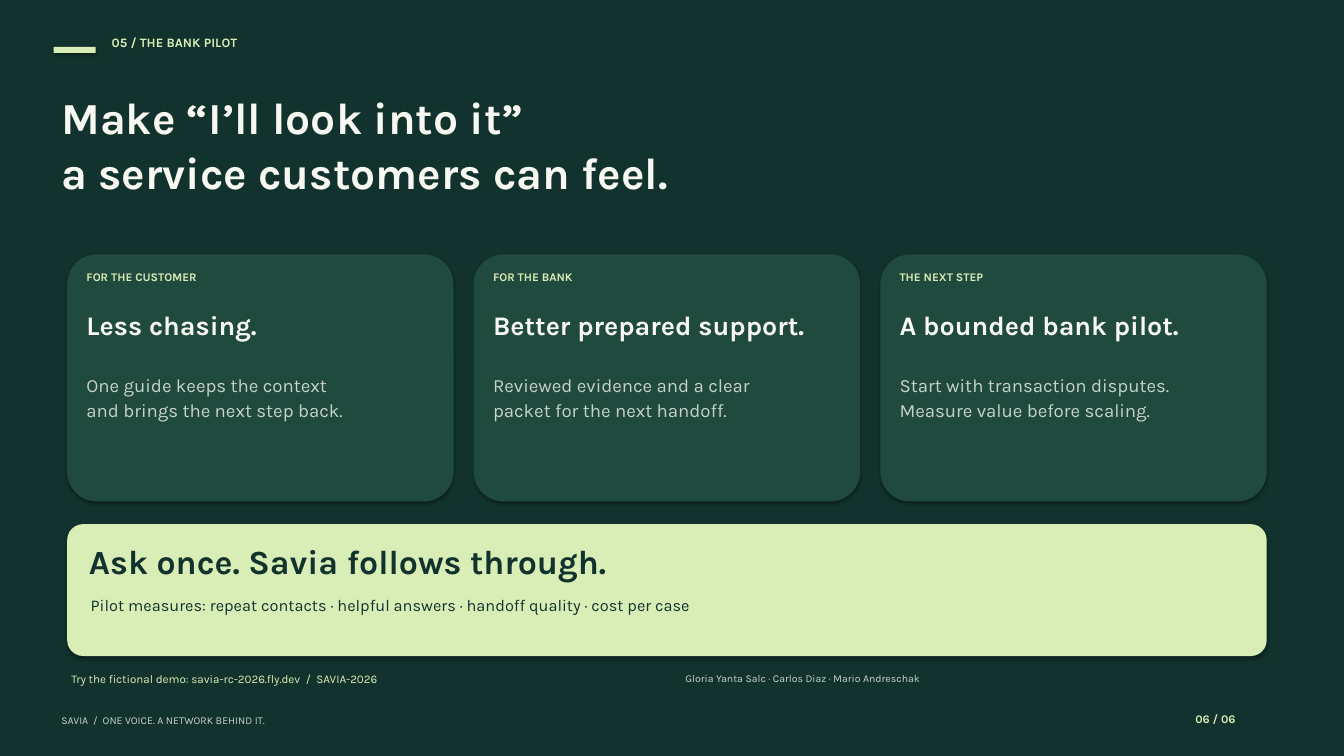
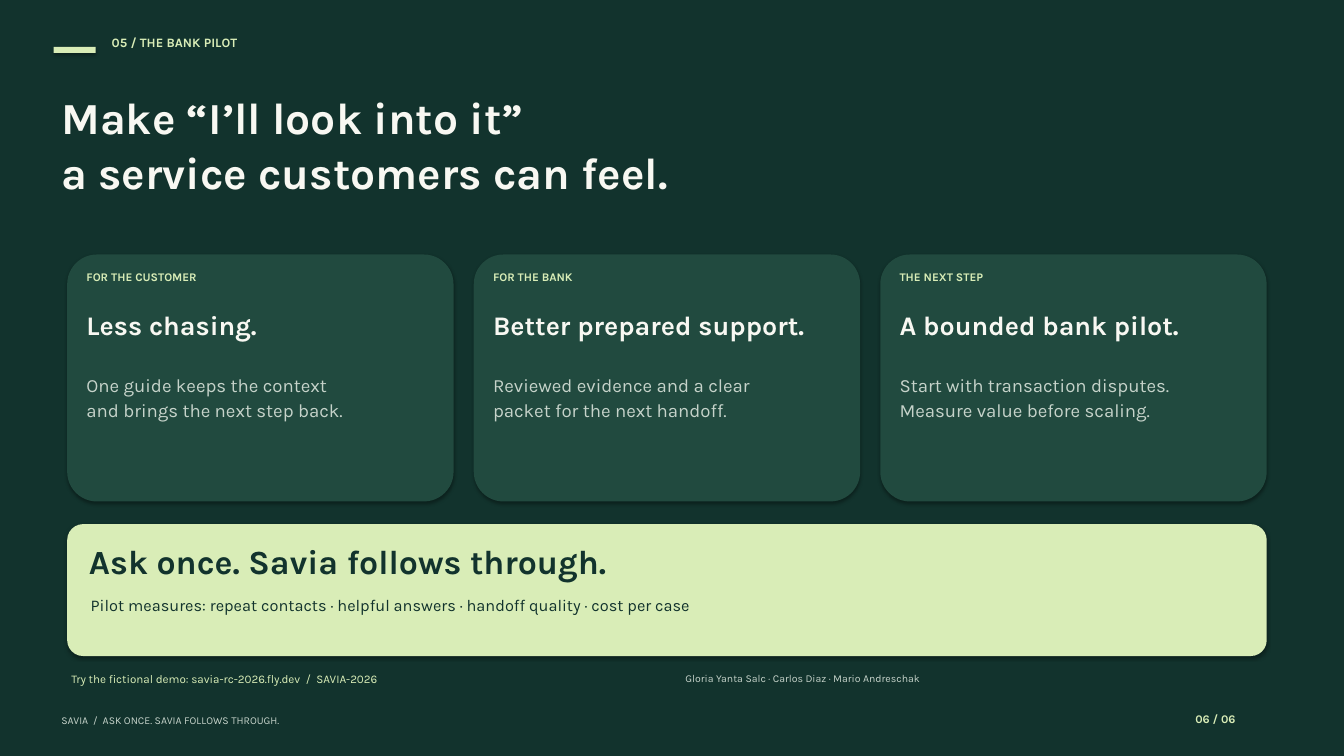
Before and after one commit to mario-andreschak/factored-hackathon-2026-mcg, a slide deck: slide 6 of docs/submission/media/decks/final/savia-final-pitch.pptx. Drawn at 1344x756 pixels with LibreOffice and Linux fonts; fonts in the diff are those of the drawing. Boxes give left, top, right and bottom in pixels: in the first picture for what was removed or moved away, otherwise in the second. Text is boxed around its words. In the diff, an @@ line names an element or a change of style, - is before the commit and + after.

```diff
--- a/docs/submission/media/decks/final/savia-final-pitch.pptx
+++ b/docs/submission/media/decks/final/savia-final-pitch.pptx
@@ text at [61, 717, 279, 724]: text changed @@
-SAVIA / ONE VOICE. A NETWORK BEHIND IT.
+SAVIA / ASK ONCE. SAVIA FOLLOWS THROUGH.
```
Also in this commit, not shown: 4 other slides changed, 1 slide added, 1 slide removed, 36 other files.
